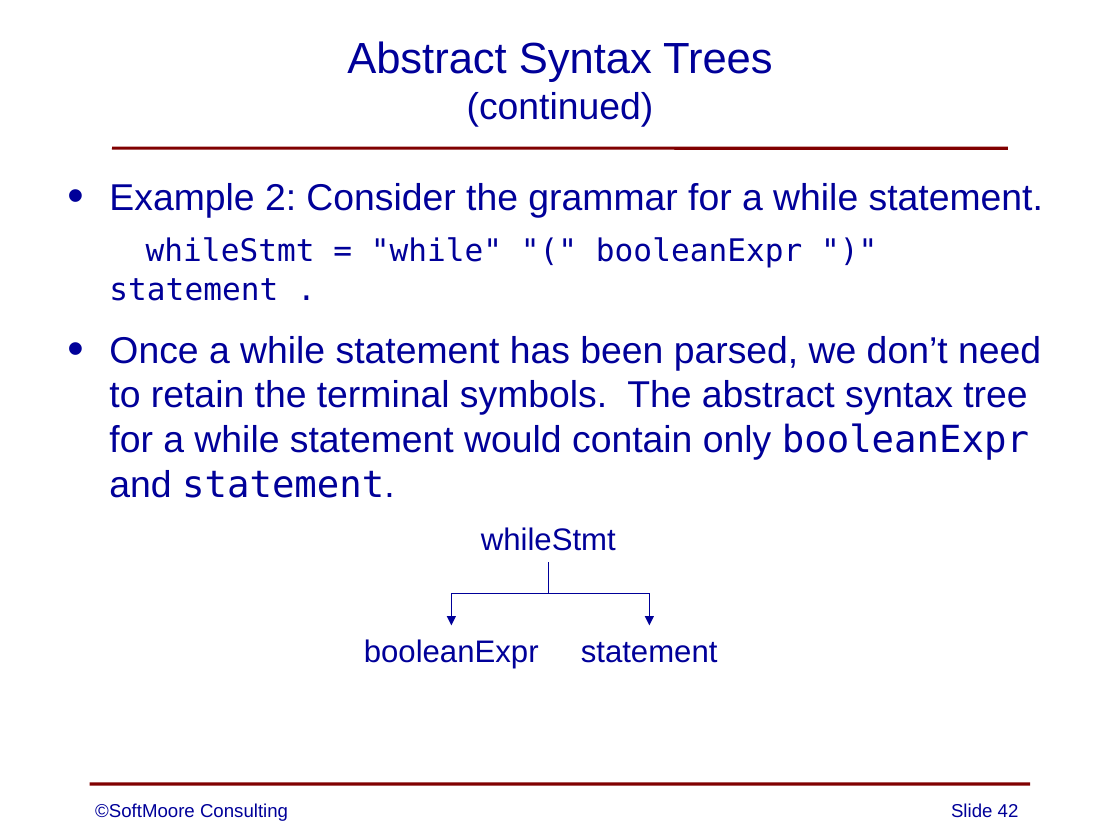
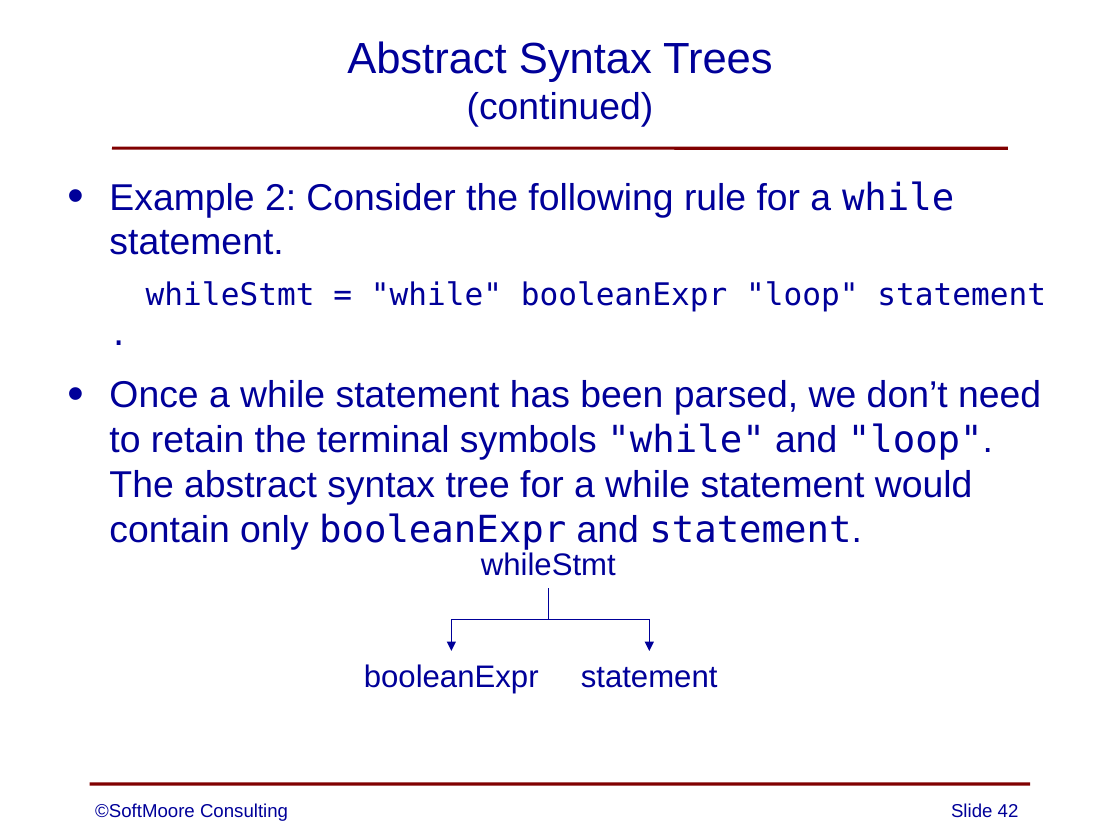
Before and after one commit to SoftMoore/CPRL-Java-3rd, a slide deck: slide 42 of PowerPoints/03 - Context-Free Grammars.pptx. Drawn at 1120x840 pixels with LibreOffice and Linux fonts; fonts in the diff are those of the drawing. Boxes give left, top, right and bottom in pixels: in the first picture for what was removed or moved away, otherwise in the second. Text is boxed around its words. In the diff, an @@ line names an element or a change of style, - is before the commit and + after.

Commit message:
minor improvement to one PowerPoint slide

```diff
--- a/PowerPoints/03 - Context-Free Grammars.pptx
+++ b/PowerPoints/03 - Context-Free Grammars.pptx
@@ text at bbox=[109, 181, 1046, 550]: text changed @@
-• Example 2: Consider the grammar for a while statement.
-  whileStmt = "while" "(" booleanExpr ")" statement .
-• Once a while statement has been parsed, we don’t need to retain the terminal symbols. The abstract syntax tree for a while statement would contain only booleanExpr and statement.
+• Example 2: Consider the following rule for a while statement.
+  whileStmt = "while" booleanExpr "loop" statement .
+• Once a while statement has been parsed, we don’t need to retain the terminal symbols "while" and "loop". The abstract syntax tree for a while statement would contain only booleanExpr and statement.
@@ 3 texts, 2 elbow arrows: place and size @@
-3 texts, 2 elbow arrows at bbox=[364, 527, 718, 668]
+3 texts, 2 elbow arrows at bbox=[364, 552, 718, 694]
```
